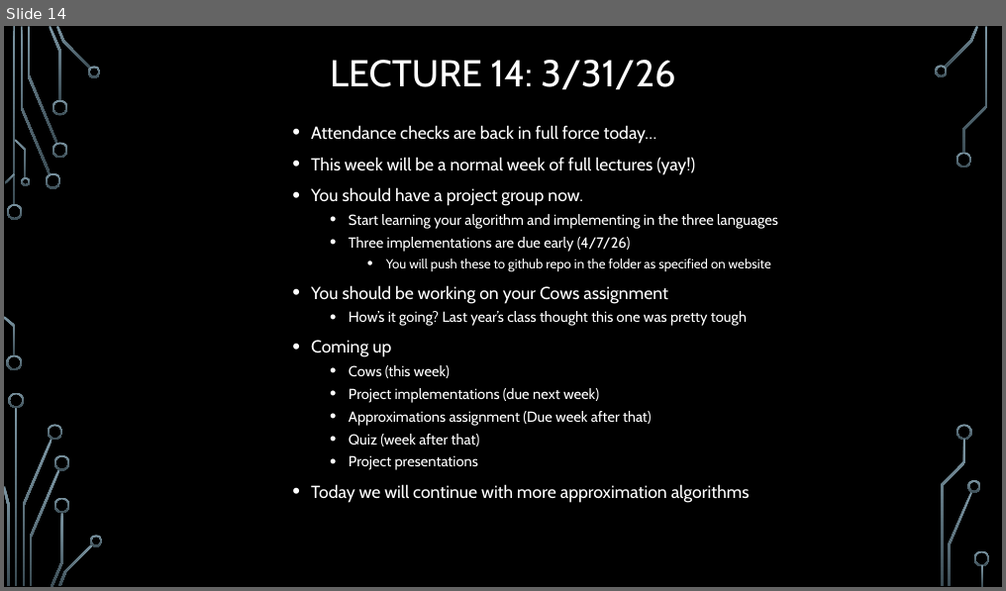
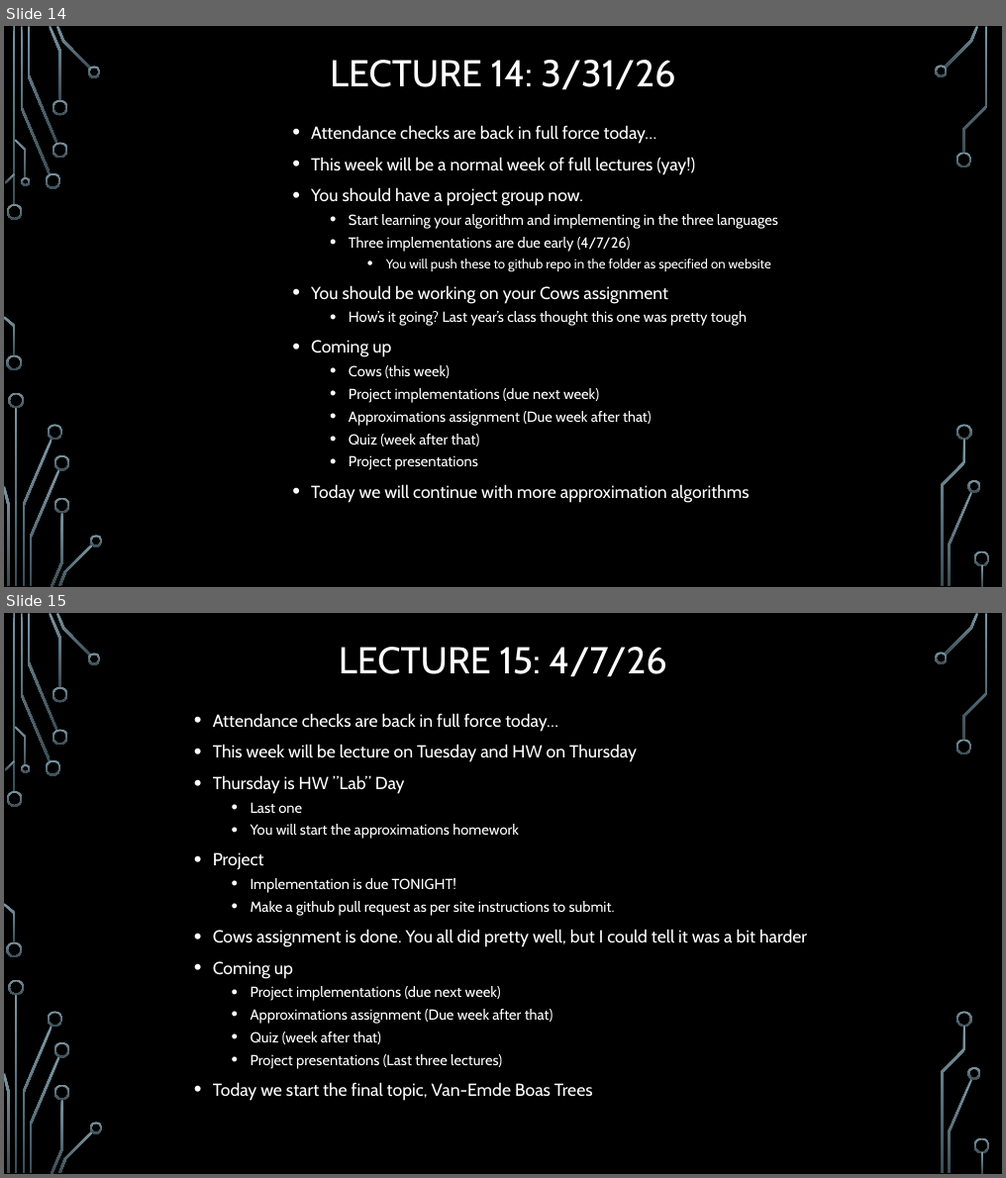
Before and after one commit to markfloryan/advAlgo, a slide deck: slides/00-DailyAnnouncements.pptx. Shown one above the other, each under a label of ours: slide 14 before the commit, slides 14 and 15 after it. The pictures are 1006x591 and 1006x1178 pixels, drawn with LibreOffice and Linux fonts; fonts in the diff are those of the drawing; background and template pictures are left out. Boxes give left, top, right and bottom in pixels: in the first picture for what was removed or moved away, otherwise in the second. Text is boxed around its words. In the diff, an @@ line names an element or a change of style, - is before the commit and + after.

```diff
--- a/slides/00-DailyAnnouncements.pptx
+++ b/slides/00-DailyAnnouncements.pptx
@@ slide 15 added at [4, 613, 1002, 1174], background picture (left out); not listed: 36 template elements that a slide beside it also shows @@
@@ title added at [339, 647, 666, 677], 36 pt, text #FFFFFF @@
+LECTURE 15: 4/7/26
@@ text added at [213, 713, 807, 1100], 14 pt, text #FFFFFF @@
+• Attendance checks are back in full force today…
+• This week will be lecture on Tuesday and HW on Thursday
+• Thursday is HW ”Lab” Day
+  • Last one
+  • You will start the approximations homework
+• Project
+  • Implementation is due TONIGHT!
+  • Make a github pull request as per site instructions to submit.
+• Cows assignment is done. You all did pretty well, but I could tell it was a bit harder
+• Coming up
+  • Project implementations (due next week)
+  • Approximations assignment (Due week after that)
+  • Quiz (week after that)
+  • Project presentations (Last three lectures)
+• Today we start the final topic, Van-Emde Boas Trees
```
Also in this commit, not shown: 2 other files.
